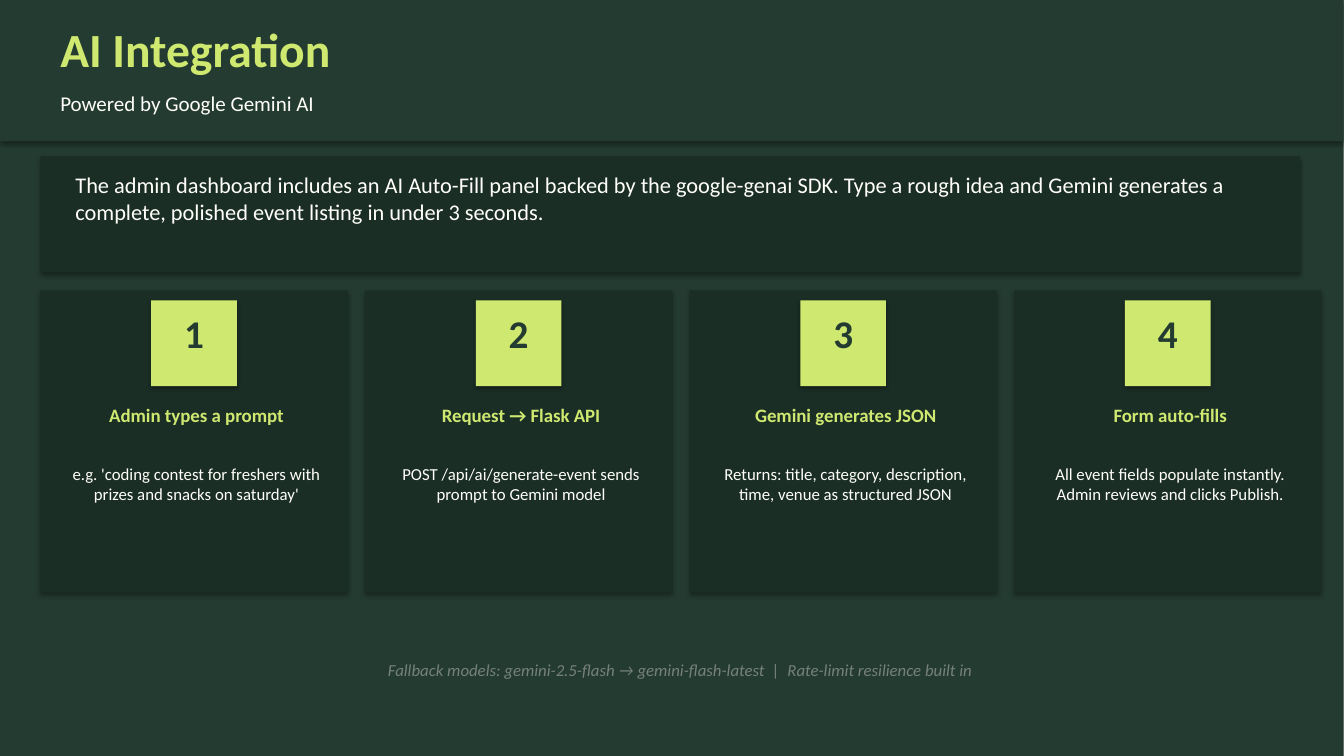
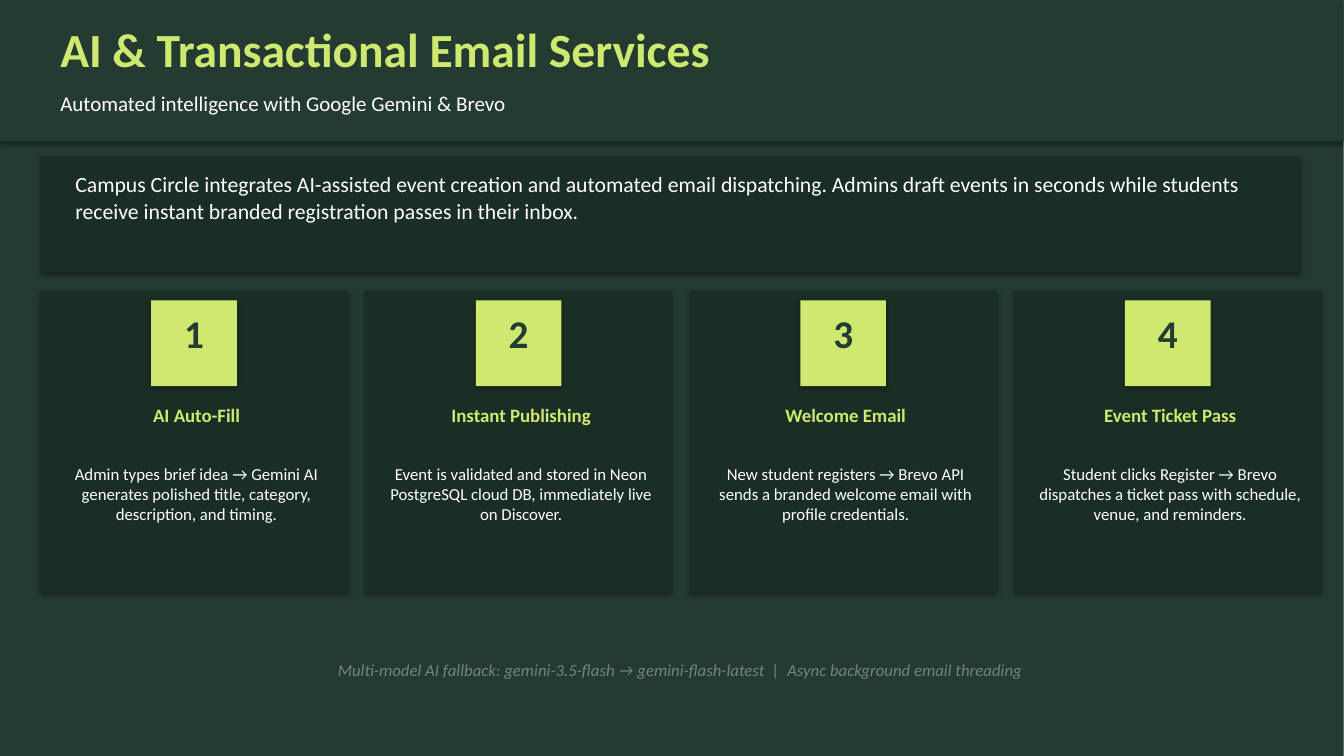
Before and after one commit to Abhi7Prajapathi/Events, a slide deck: slide 7 of CampusCircle_Presentation.pptx. Drawn at 1344x756 pixels with LibreOffice and Linux fonts; fonts in the diff are those of the drawing. Boxes give left, top, right and bottom in pixels: in the first picture for what was removed or moved away, otherwise in the second. Text is boxed around its words. In the diff, an @@ line names an element or a change of style, - is before the commit and + after.

Commit message:
feat: Admin event attendee roster view, CSV export, and updated PPT deck with Brevo & attendee features

```diff
--- a/CampusCircle_Presentation.pptx
+++ b/CampusCircle_Presentation.pptx
@@ text at [60, 33, 710, 68]: text changed @@
-AI Integration
+AI & Transactional Email Services
@@ text at [60, 96, 505, 115]: text changed @@
-Powered by Google Gemini AI
+Automated intelligence with Google Gemini & Brevo
@@ text at [75, 177, 1238, 223]: text changed; size 16 to 15.5 pt @@
-The admin dashboard includes an AI Auto-Fill panel backed by the google-genai SDK. Type a rough idea and Gemini generates a complete, polished event listing in under 3 seconds.
+Campus Circle integrates AI-assisted event creation and automated email dispatching. Admins draft events in seconds while students receive instant branded registration passes in their inbox.
@@ text at [153, 408, 240, 422]: text changed @@
-Admin types a prompt
+AI Auto-Fill
@@ text at [451, 408, 591, 425]: text changed @@
-Request → Flask API
+Instant Publishing
@@ text at [785, 408, 906, 422]: text changed @@
-Gemini generates JSON
+Welcome Email
@@ text at [1104, 408, 1236, 422]: text changed @@
-Form auto-fills
+Event Ticket Pass
@@ text at [75, 468, 318, 523]: text changed @@
-e.g. 'coding contest for freshers with prizes and snacks on saturday'
+Admin types brief idea → Gemini AI generates polished title, category, description, and timing.
@@ text at [390, 468, 651, 520]: text changed @@
-POST /api/ai/generate-event sends prompt to Gemini model
+Event is validated and stored in Neon PostgreSQL cloud DB, immediately live on Discover.
@@ text at [719, 468, 971, 523]: text changed @@
-Returns: title, category, description, time, venue as structured JSON
+New student registers → Brevo API sends a branded welcome email with profile credentials.
@@ text at [1039, 468, 1301, 522]: text changed @@
-All event fields populate instantly. Admin reviews and clicks Publish.
+Student clicks Register → Brevo dispatches a ticket pass with schedule, venue, and reminders.
@@ text at [338, 664, 1021, 679]: text changed @@
-Fallback models: gemini-2.5-flash → gemini-flash-latest | Rate-limit resilience built in
+Multi-model AI fallback: gemini-3.5-flash → gemini-flash-latest | Async background email threading
```
Also in this commit, not shown: 10 other slides changed, 3 other files.
